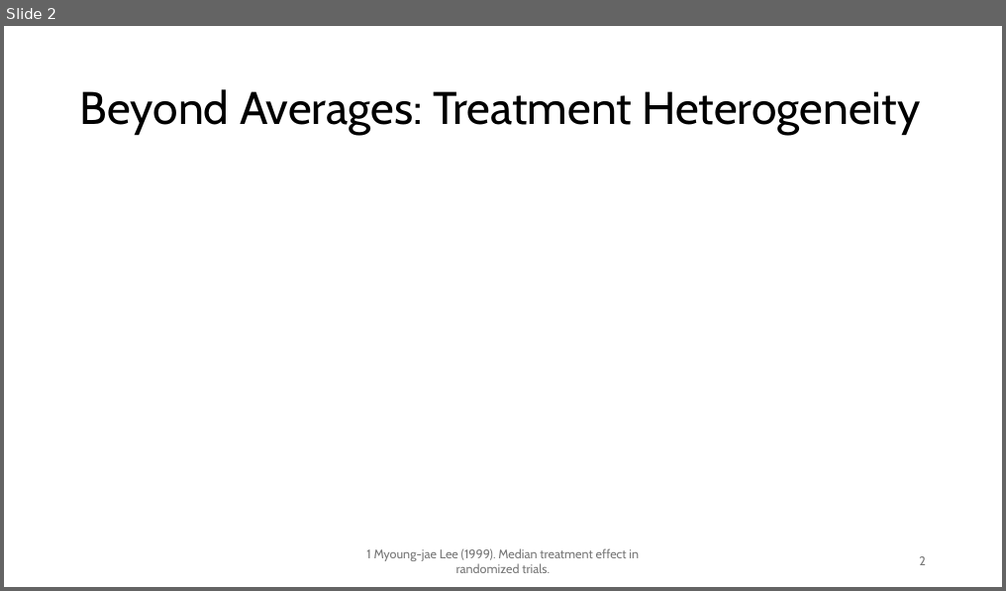
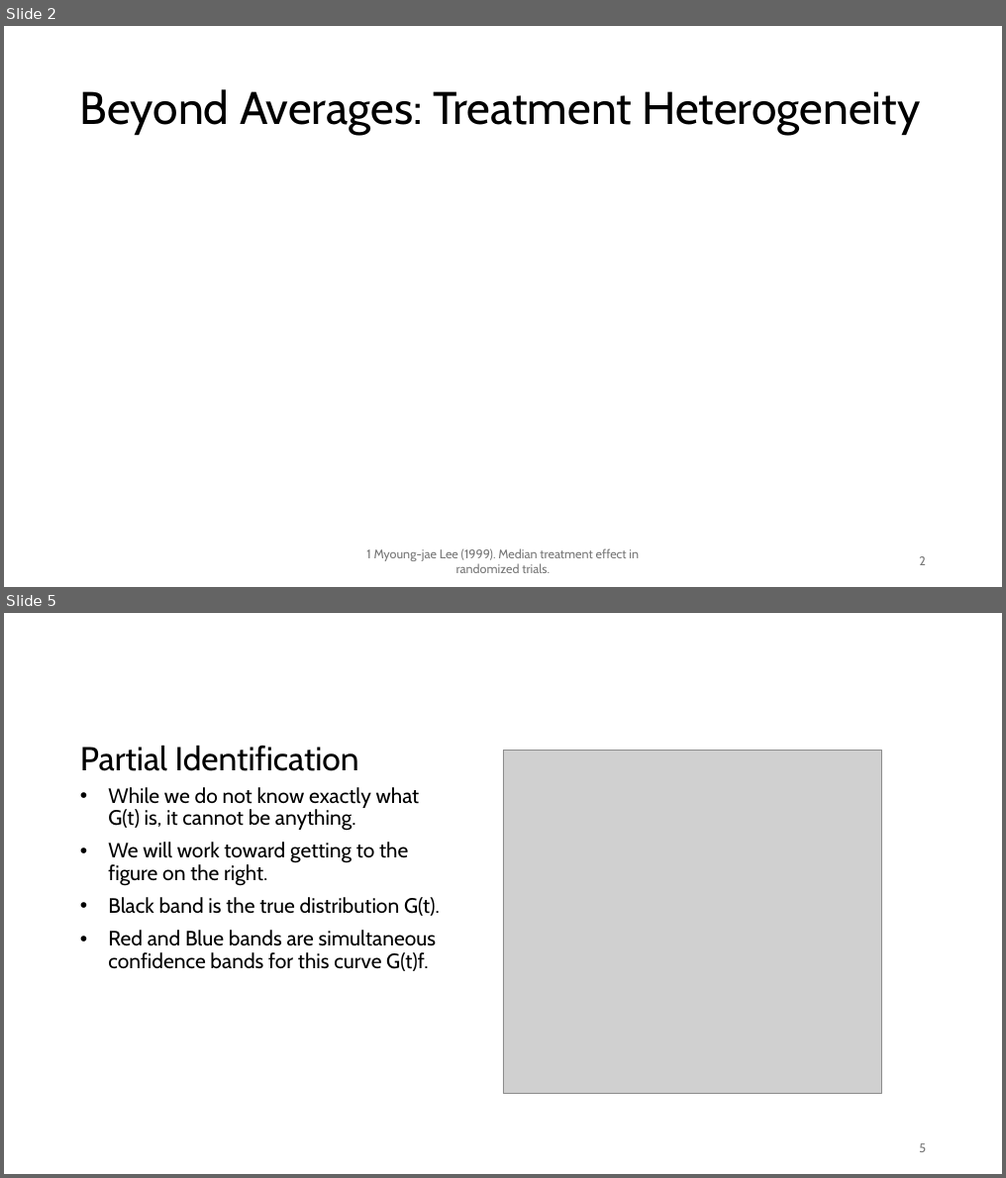
Before and after one commit to chasehmathis/dkw-ind-treat-effect, a slide deck: dkw-po-presentation.pptx. Shown one above the other, each under a label of ours: slide 2 before the commit, slides 2 and 5 after it; the slides between them are not shown. The pictures are 1006x591 and 1006x1178 pixels, drawn with LibreOffice and Linux fonts; fonts in the diff are those of the drawing; grey boxes stand for pictures. Boxes give left, top, right and bottom in pixels: in the first picture for what was removed or moved away, otherwise in the second. Text is boxed around its words. In the diff, an @@ line names an element or a change of style, - is before the commit and + after.

```diff
--- a/dkw-po-presentation.pptx
+++ b/dkw-po-presentation.pptx
@@ slide 5 added at [4, 613, 1002, 1174], background #FFFFFF @@
@@ title added at [80, 745, 359, 771], 32 pt, text #000000 @@
+Partial Identification
@@ picture added at [503, 751, 881, 1094] @@
@@ text added at [108, 787, 440, 971], 20 pt, text #000000 @@
+• While we do not know exactly what G(t) is, it cannot be anything.
+• We will work toward getting to the figure on the right.
+• Black band is the true distribution G(t).
+• Red and Blue bands are simultaneous confidence bands for this curve G(t)f.
@@ page number added at [919, 1144, 926, 1153], 12 pt, text #797979 @@
+5
```
Also in this commit, not shown: 1 slide changed, 8 other slides added, 11 other files.
